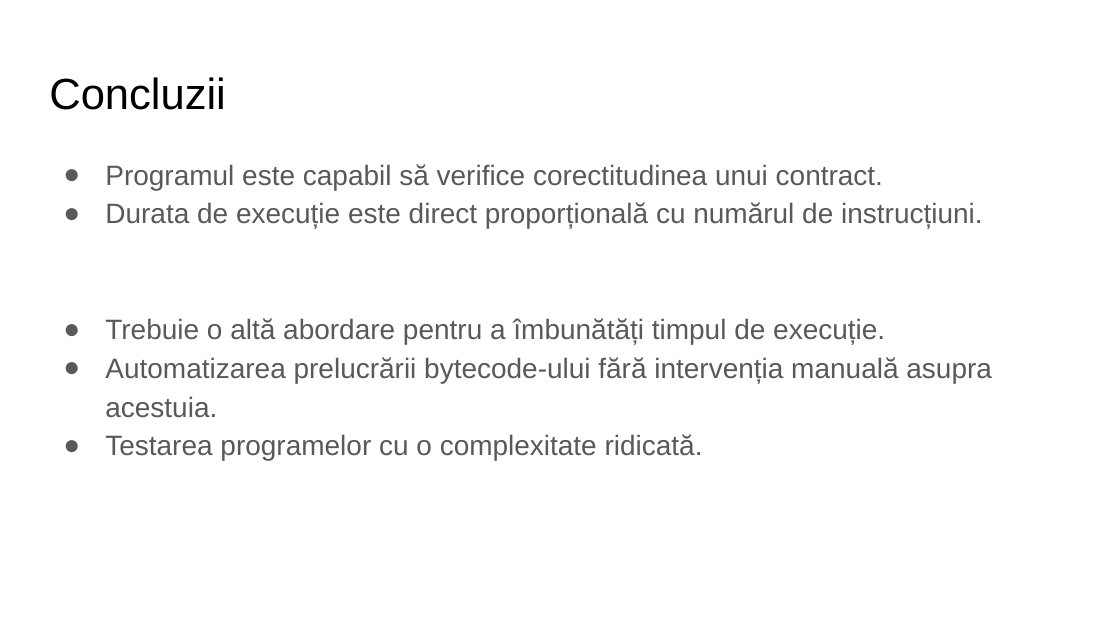
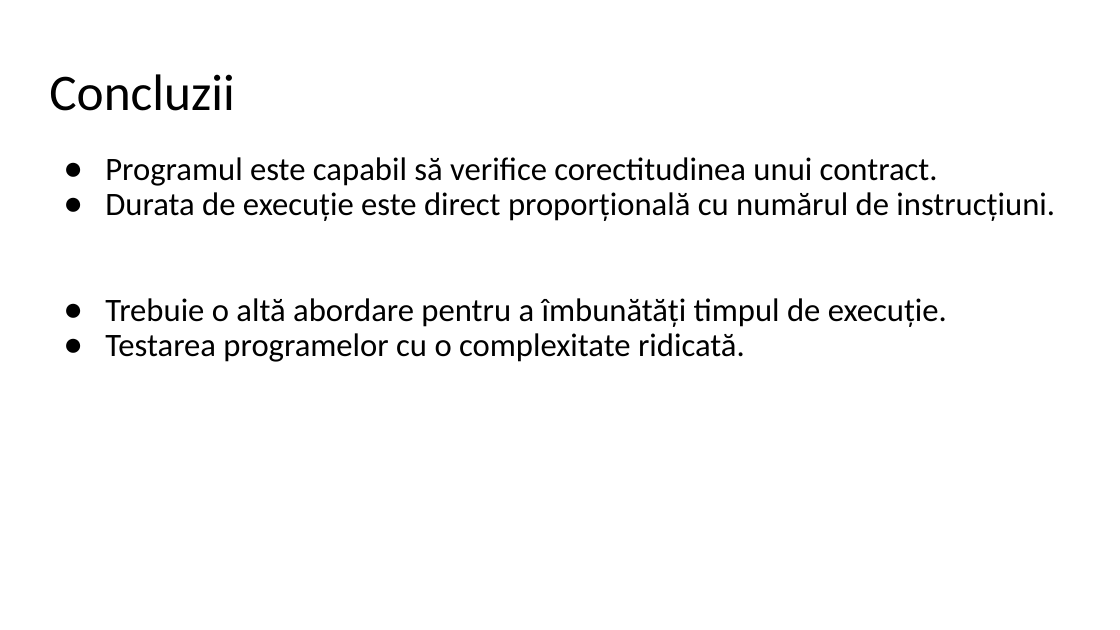
Before and after one commit to CatalinPJ/Licenta2018JoldescuCatalinPetronel, a slide deck: slide 13 of Joldescu Petronel _ prezentare.pptx (slide 9 before the commit). Drawn at 1120x630 pixels with LibreOffice and Linux fonts; fonts in the diff are those of the drawing. Boxes give left, top, right and bottom in pixels: in the first picture for what was removed or moved away, otherwise in the second. Text is boxed around its words. In the diff, an @@ line names an element or a change of style, - is before the commit and + after.

```diff
--- a/Joldescu Petronel _ prezentare.pptx
+++ b/Joldescu Petronel _ prezentare.pptx
@@ title "Concluzii" at (x1=49, y1=74, x2=234, y2=111): size 28 to 33 pt, font Arial to Calibri; line spacing 1 to 0.9 @@
@@ text "Programul este capabil să verifice ..." at (x1=105, y1=157, x2=1055, y2=362): size 18 to 21 pt, font Arial to Calibri, text colour #595959 to #000000; line spacing 1.15 to 0.9 @@
@@ text at (x1=105, y1=357, x2=992, y2=418): paragraph removed @@
-● Automatizarea prelucrării bytecode-ului fără intervenția manuală asupra acestuia.
```
Also in this commit, not shown: 9 other slides changed, 4 slides added, 32 other files.
